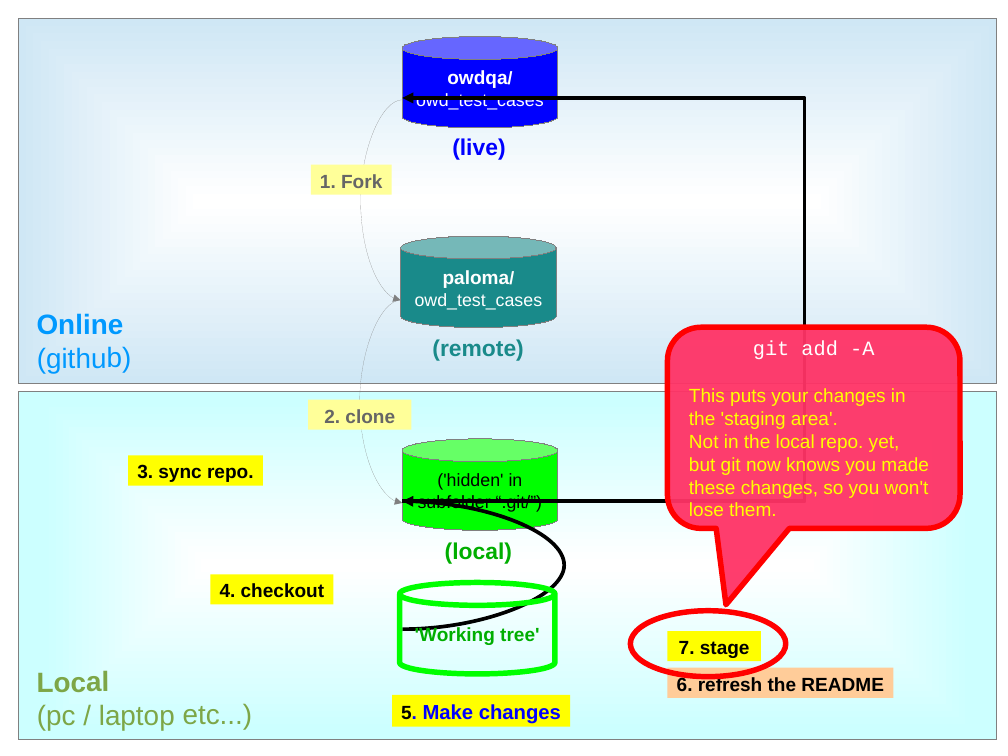
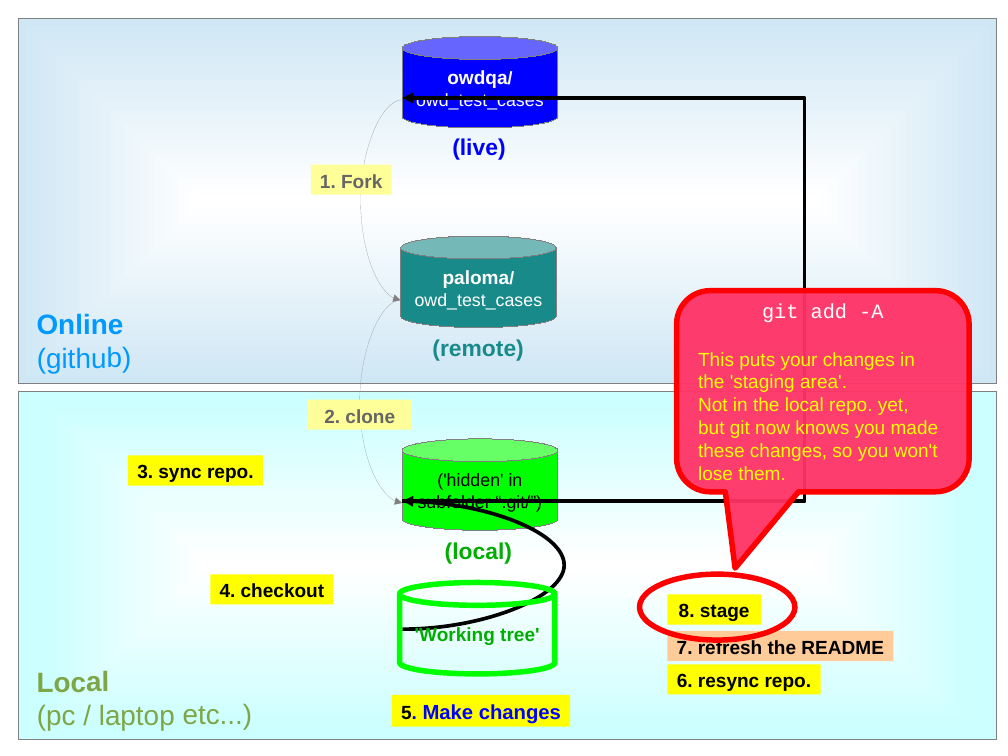
Before and after one commit to owdqa/OWD_TEST_TOOLKIT, a slide deck: slide 13 of Docs/Github guide.odp (slide 12 before the commit). Drawn at 1008x756 pixels with LibreOffice and Linux fonts; fonts in the diff are those of the drawing. Boxes give left, top, right and bottom in pixels: in the first picture for what was removed or moved away, otherwise in the second. Text is boxed around its words. In the diff, an @@ line names an element or a change of style, - is before the commit and + after.

Commit message:
Modified the github presentation to fix the README problem.

```diff
--- a/Docs/Github guide.odp
+++ b/Docs/Github guide.odp
@@ rounded speech box "git add -A" moved from (x1=668, y1=327, x2=960, y2=529) to (x1=677, y1=291, x2=970, y2=492) @@
@@ ellipse moved from (x1=630, y1=611, x2=786, y2=677) to (x1=639, y1=574, x2=795, y2=640) @@
@@ rectangle "8. stage" moved from (x1=668, y1=631, x2=761, y2=661) to (x1=668, y1=595, x2=761, y2=625) @@
@@ text in rectangle at (x1=679, y1=603, x2=750, y2=621): text changed @@
-7. stage
+8. stage
@@ rectangle "7. refresh the README" moved from (x1=668, y1=668, x2=894, y2=698) to (x1=668, y1=631, x2=894, y2=661) @@
@@ text in rectangle at (x1=677, y1=639, x2=883, y2=655): text changed @@
-6. refresh the README
+7. refresh the README
@@ rectangle added at (x1=668, y1=664, x2=820, y2=694), fill #FFFF00, 15 pt, text #000000, bold @@
+6. resync repo.
```
Also in this commit, not shown: 7 other slides changed.
